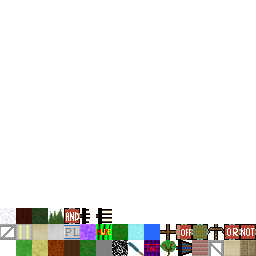
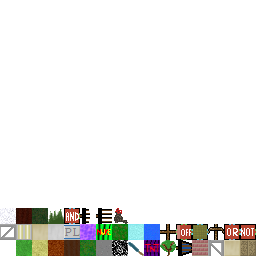
Comparing the layer stacks of the two 256x256 images. Changes:
painted on "ItemTextures.png" over [114, 208, 128, 224]
